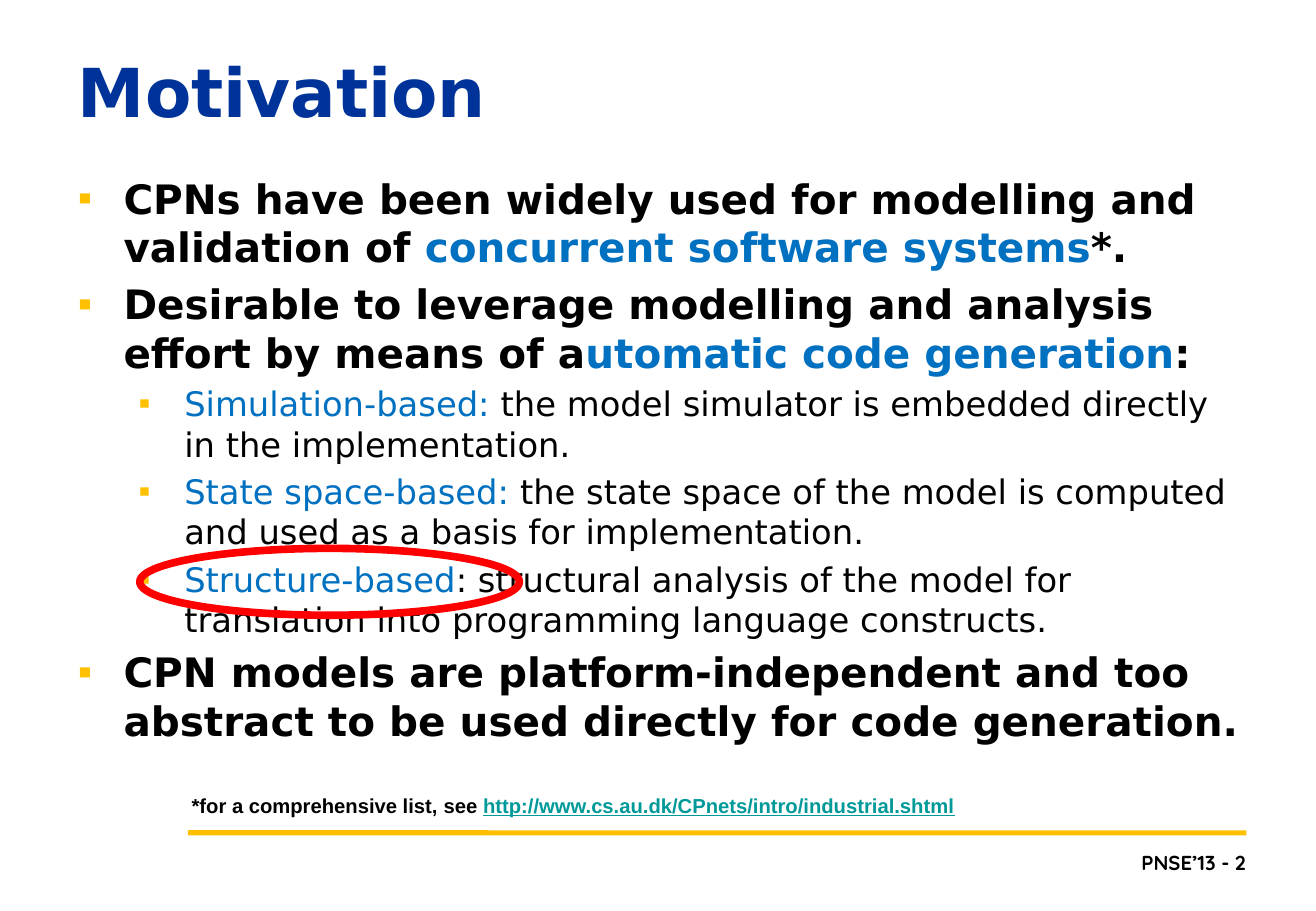
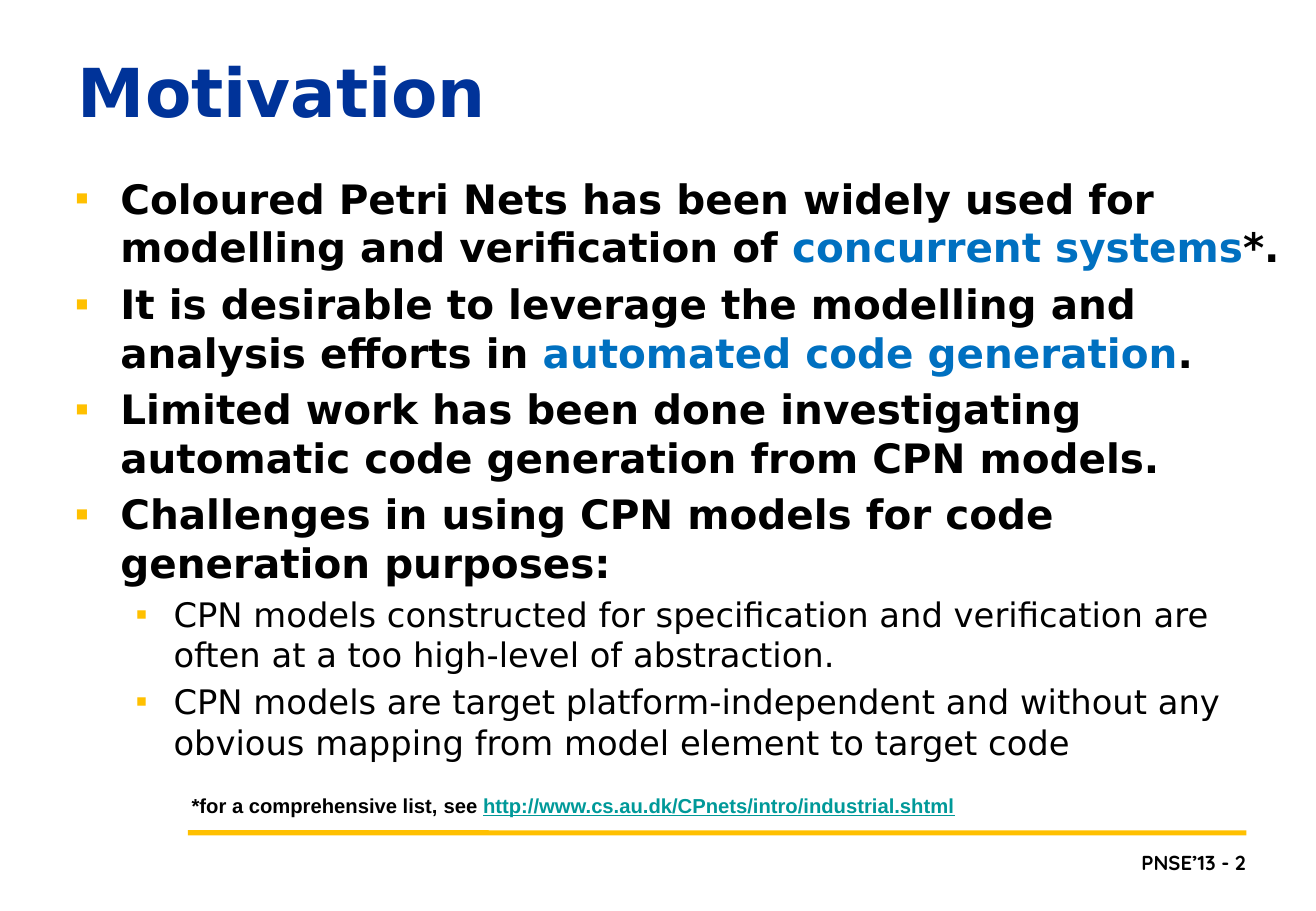
Before and after one commit to lmkr/pnse13roll, a slide deck: slide 2 of LMKPNSE2013.pptx. Drawn at 1316x911 pixels with LibreOffice and Linux fonts; fonts in the diff are those of the drawing; background and template pictures are left out. Boxes give left, top, right and bottom in pixels: in the first picture for what was removed or moved away, otherwise in the second. Text is boxed around its words. In the diff, an @@ line names an element or a change of style, - is before the commit and + after.

```diff
--- a/LMKPNSE2013.pptx
+++ b/LMKPNSE2013.pptx
@@ text at <box>120,183,1279,762</box>: text changed; size 20 to 24 pt; bold on @@
-▪ CPNs have been widely used for modelling and validation of concurrent software systems*.
-▪ Desirable to leverage modelling and analysis effort by means of automatic code generation:
-  ▪ Simulation-based: the model simulator is embedded directly in the implementation.
-  ▪ State space-based: the state space of the model is computed and used as a basis for implementation.
-  ▪ Structure-based: structural analysis of the model for translation into programming language constructs.
-▪ CPN models are platform-independent and too abstract to be used directly for code generation.
+▪ Coloured Petri Nets has been widely used for modelling and verification of concurrent systems*.
+▪ It is desirable to leverage the modelling and analysis efforts in automated code generation.
+▪ Limited work has been done investigating automatic code generation from CPN models.
+▪ Challenges in using CPN models for code generation purposes:
+  ▪ CPN models constructed for specification and verification are often at a too high-level of abstraction.
+  ▪ CPN models are target platform-independent and without any obvious mapping from model element to target code
@@ ellipse removed at <box>140,548,519,615</box> @@
```
Also in this commit, not shown: 11 other slides changed, 2 other files.
